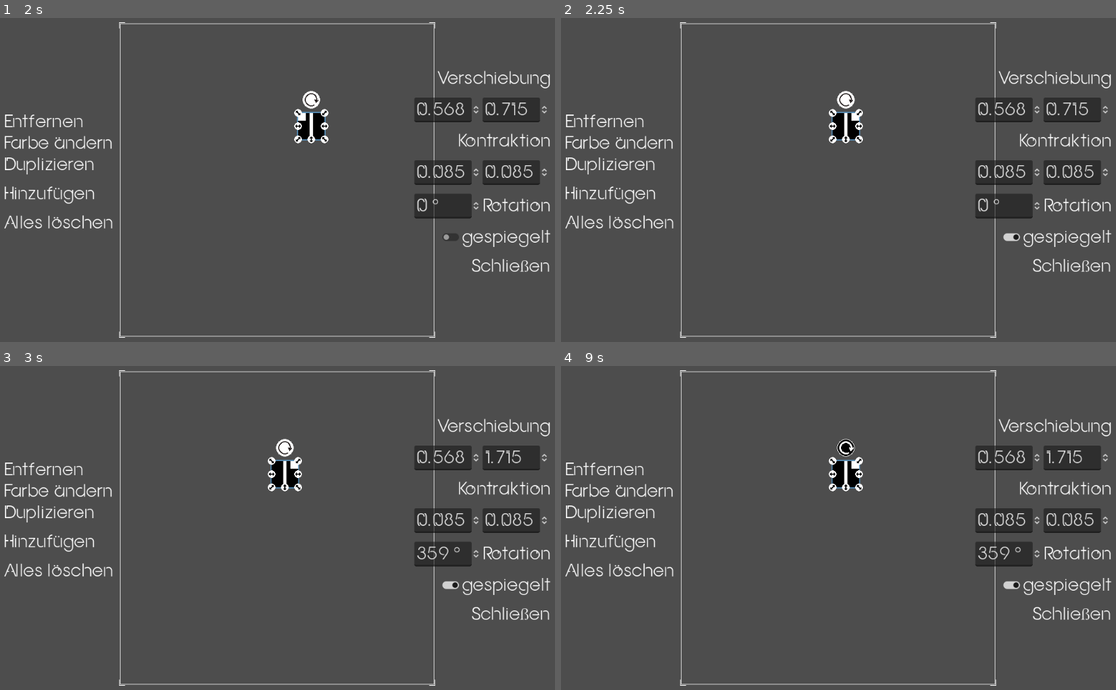
Above: before the commit, frames 1-4 (two rows, left to right).
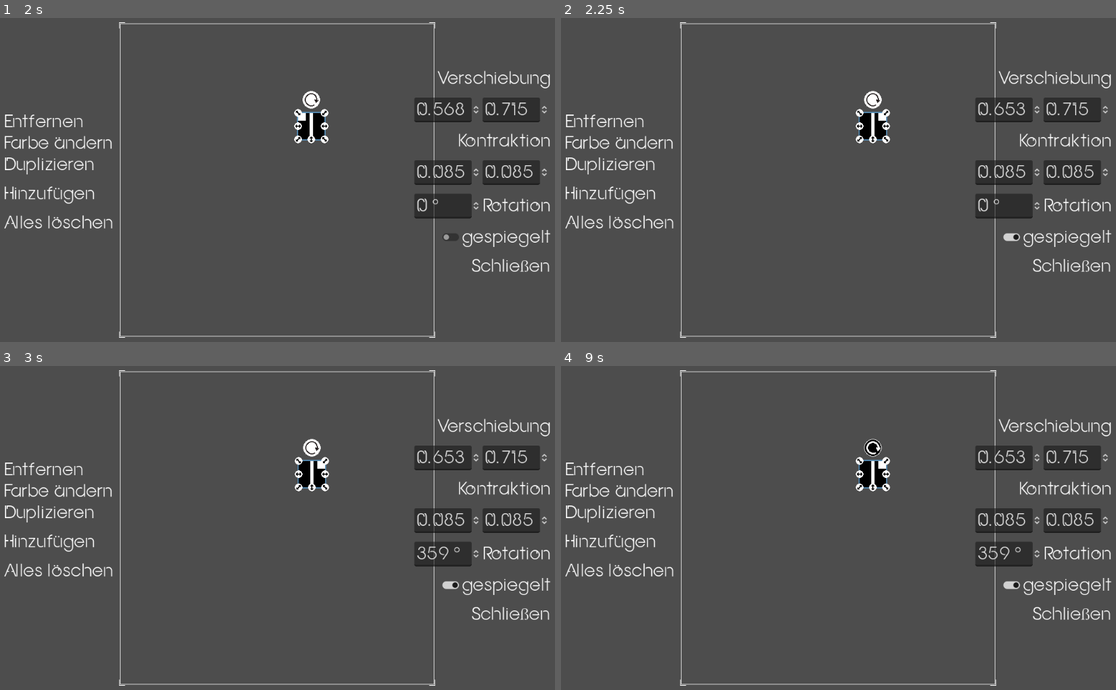
Above: after the commit, the same moments.

Repository: Anomasie/Fractals
Game: Godot game, scene res://scenes/GUI.tscn
Same seed, same stepped clock (60 frames per second), same inputs: the game is played once before the commit and once after it.
Inputs (mouse positions are in pixels of both pictures, inside the frame that each line leads up to; where the layout moved, square brackets give the same spot in the first picture):
- Up to frame 1 (2 s): click "Hinzufügen" at 0.5 s; click "Erweiterte Einstellungen" at 1.25 s
- Up to frame 2 (2.25 s): click (999, 238) at 2 s
- Up to frame 3 (3 s): click (310, 472) [283, 472] at 2.75 s
- Up to frame 4 (9 s): click (888, 472) [860, 472] at 3.5 s; click (860, 472) [832, 472] at 4.25 s; click (871, 485) [844, 485] at 5 s; click (888, 485) [860, 485] at 5.75 s; click (860, 485) [832, 485] at 6.5 s; click (888, 459) [860, 459] at 7.25 s; click (860, 459) [832, 459] at 8 s; click (871, 447) [844, 447] at 8.75 s

Frame 1 is identical in both runs. In frame 2, 1.3% of the frame differs, in the area x 48-84%, y 22-39%; in frame 3, 1.4%, in the area x 48-96%, y 22-39%; in frame 4, 1.4%.

Commit message:
fixed mirror bugs

Diff:
--- a/scenes/AdvancedOptions.gd
+++ b/scenes/AdvancedOptions.gd
@@ -11,7 +11,7 @@
 			if ankle is SpinBox:
 				ankle.value_changed.connect(_value_changed)
 			elif ankle is CheckButton:
-				ankle.pressed.connect(_value_changed)
+				ankle.pressed.connect(_on_mirror_pressed)
 
 @onready var TranslationX = $TranslationBox/TranslationX
 @onready var TranslationY = $TranslationBox/TranslationY
@@ -24,6 +24,22 @@
 	if not disabled:
 		value_changed.emit()
 
+func _on_mirror_pressed():
+	if not disabled:
+		disabled = true
+		# change translation
+		var vec_to_right = Vector2(ContractX.value, 0).rotated(2 * PI - Rotation.value / 360 * 2 * PI)
+		print(vec_to_right)
+		if Mirror.button_pressed:
+			TranslationX.value += vec_to_right.x
+			TranslationY.value -= vec_to_right.y
+		else:
+			TranslationX.value -= vec_to_right.x
+			TranslationY.value += vec_to_right.y
+		# commit changes
+		disabled = false
+		value_changed.emit()
+
 func load_ui(contraction):
 	# do not emit value_changed
 	disabled = true
@@ -33,12 +49,6 @@
 	# translation
 	TranslationX.value = contraction.translation.x
 	TranslationY.value = 1 - contraction.translation.y
-	## if mirrored: anchor is top-right, not top-left
-	if Mirror.button_pressed:
-		var vec_to_right = Vector2(contraction.contract.x, 0).rotated(contraction.rotation)
-		print(vec_to_right)
-		TranslationX.value += vec_to_right.x
-		TranslationY.value += 1 - vec_to_right.y
 	# rotation
 	## godot rotation: 2pi-scaled
 	### and clock-wise!?!
@@ -56,6 +66,10 @@
 		Rotation.value = rot_value
 	# mirroring
 	Mirror.button_pressed = contraction.mirrored
+	if contraction.mirrored:
+		var vec_to_right = Vector2(contraction.contract.x, 0).rotated(contraction.rotation)
+		TranslationX.value += vec_to_right.x
+		TranslationY.value -= vec_to_right.y
 	# enable value_changed
 	disabled = false
 
@@ -69,13 +83,11 @@
 	## godot translation: anchor top-left
 	## user-friendly translation: anchor bottom-left
 	contraction.translation = Vector2(TranslationX.value, 1 - TranslationY.value)
-	## if mirrored: anchor is top-right, not top-left
-	if Mirror.button_pressed:
-		var vec_to_right = Vector2(contraction.contract.x, 0).rotated(contraction.rotation)
-		print(vec_to_right)
-		contraction.translation -= vec_to_right
 	# mirroring
 	contraction.mirrored = Mirror.button_pressed
+	if contraction.mirrored:
+		var vec_to_right = Vector2(contraction.contract.x, 0).rotated(contraction.rotation)
+		contraction.translation -= vec_to_right
 	# color will be added by PlaygroundUI
 	return contraction
 
